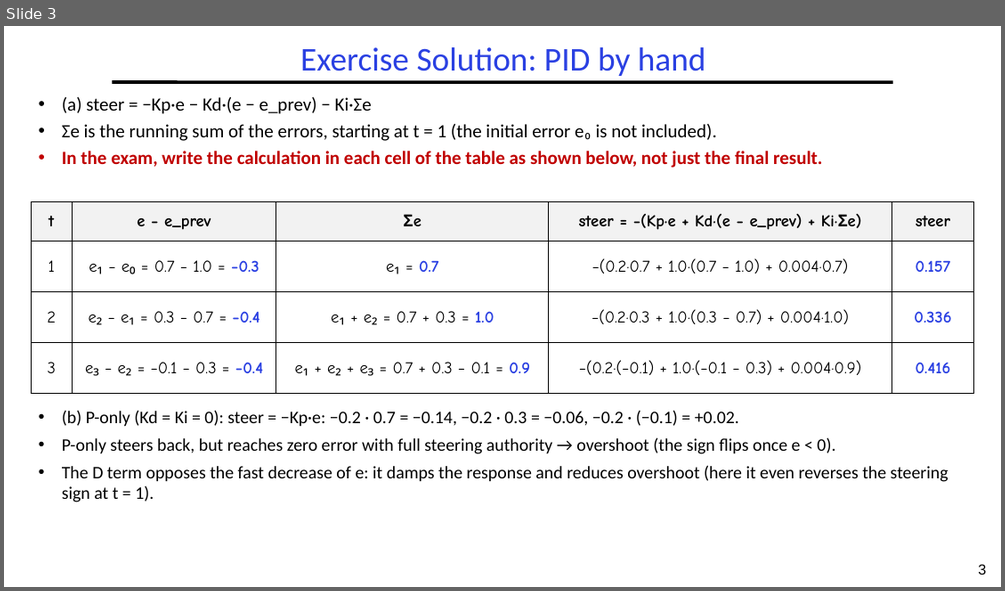
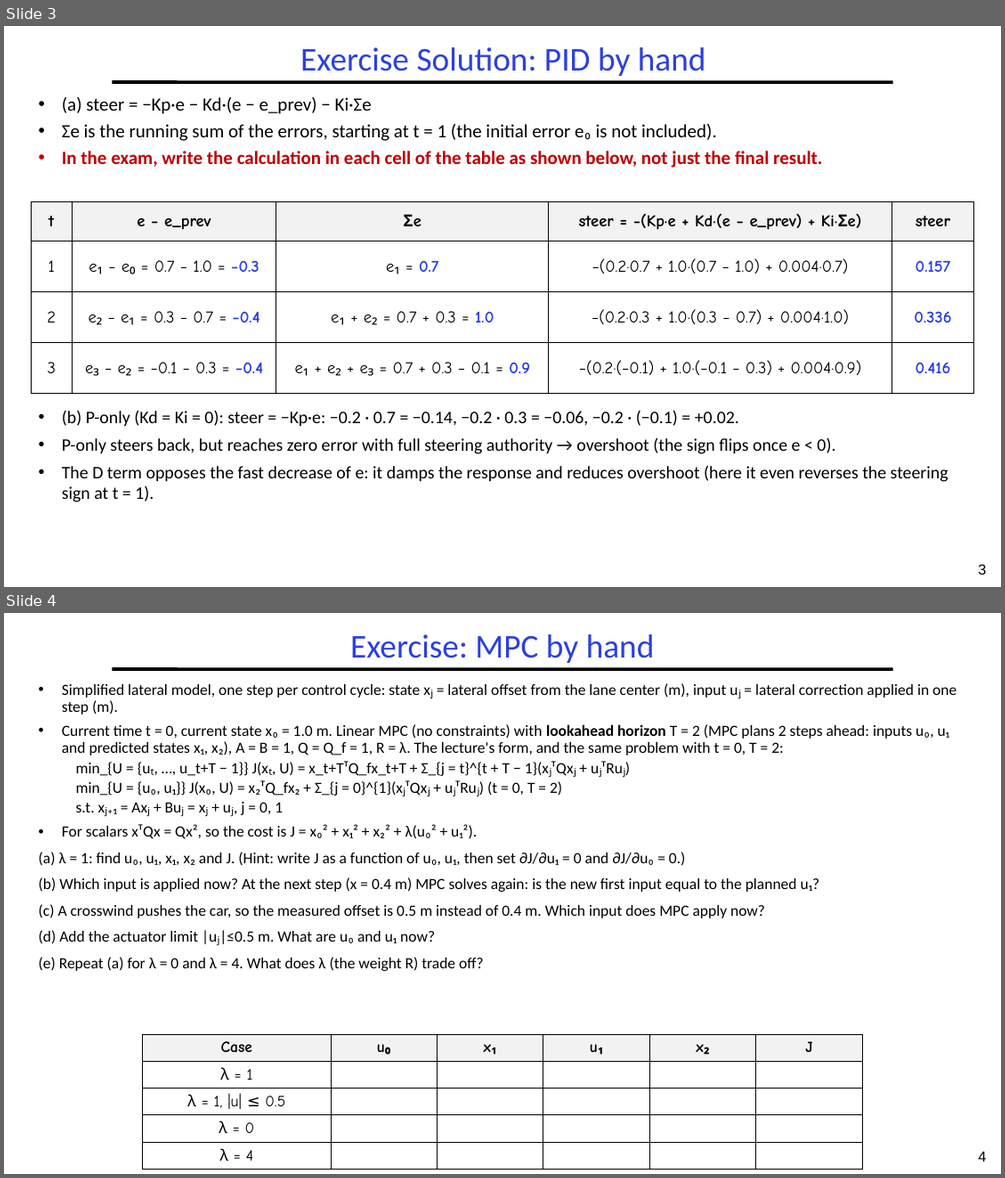
Before and after one commit to guhofstra/CSC144V, a slide deck: Exercises/L8-Exercises ANS.pptx. Shown one above the other, each under a label of ours: slide 3 before the commit, slides 3 and 4 after it. The pictures are 1005x591 and 1005x1178 pixels, drawn with LibreOffice and Linux fonts; fonts in the diff are those of the drawing. Boxes give left, top, right and bottom in pixels: in the first picture for what was removed or moved away, otherwise in the second. Text is boxed around its words. In the diff, an @@ line names an element or a change of style, - is before the commit and + after.

```diff
--- a/Exercises/L8-Exercises ANS.pptx
+++ b/Exercises/L8-Exercises ANS.pptx
@@ slide 4 added at [4,613,1001,1174], background #FFFFFF; not listed: 2 template elements that a slide beside it also shows @@
@@ title added at [350,634,655,663], 32 pt, text #2A40E2 @@
+Exercise: MPC by hand
@@ text added at [39,683,956,971], 15 pt, text #000000 @@
+• Simplified lateral model, one step per control cycle: state xⱼ = lateral offset from the lane center (m), input uⱼ = lateral correction applied in one step (m).
+• Current time t = 0, current state x₀ = 1.0 m. Linear MPC (no constraints) with lookahead horizon T = 2 (MPC plans 2 steps ahead: inputs u₀, u₁ and predicted states x₁, x₂), A = B = 1, Q = Q_f = 1, R = λ. The lecture's form, and the same problem with t = 0, T = 2:
+min_{U = {uₜ, …, u_t+T − 1}} J(xₜ, U) = x_t+TᵀQ_fx_t+T + Σ_{j = t}^{t + T − 1}(xⱼᵀQxⱼ + uⱼᵀRuⱼ)
+min_{U = {u₀, u₁}} J(x₀, U) = x₂ᵀQ_fx₂ + Σ_{j = 0}^{1}(xⱼᵀQxⱼ + uⱼᵀRuⱼ) (t = 0, T = 2)
+s.t. xⱼ₊₁ = Axⱼ + Buⱼ = xⱼ + uⱼ, j = 0, 1
+• For scalars xᵀQx = Qx², so the cost is J = x₀² + x₁² + x₂² + λ(u₀² + u₁²).
+(a) λ = 1: find u₀, u₁, x₁, x₂ and J. (Hint: write J as a function of u₀, u₁, then set ∂J/∂u₁ = 0 and ∂J/∂u₀ = 0.)
+(b) Which input is applied now? At the next step (x = 0.4 m) MPC solves again: is the new first input equal to the planned u₁?
+(c) A crosswind pushes the car, so the measured offset is 0.5 m instead of 0.4 m. Which input does MPC apply now?
+(d) Add the actuator limit |uⱼ|≤0.5 m. What are u₀ and u₁ now?
+(e) Repeat (a) for λ = 0 and λ = 4. What does λ (the weight R) trade off?
@@ table added at [142,1034,862,1168], 5 rows, 6 columns @@
+Case | u₀ | x₁ | u₁ | x₂ | J
+λ = 1 |  |  |  |  | 
+λ = 1, |u| ≤ 0.5 |  |  |  |  | 
+λ = 0 |  |  |  |  | 
+λ = 4 |  |  |  |  | 
```
Also in this commit, not shown: 8 other slides added, 7 other files.
